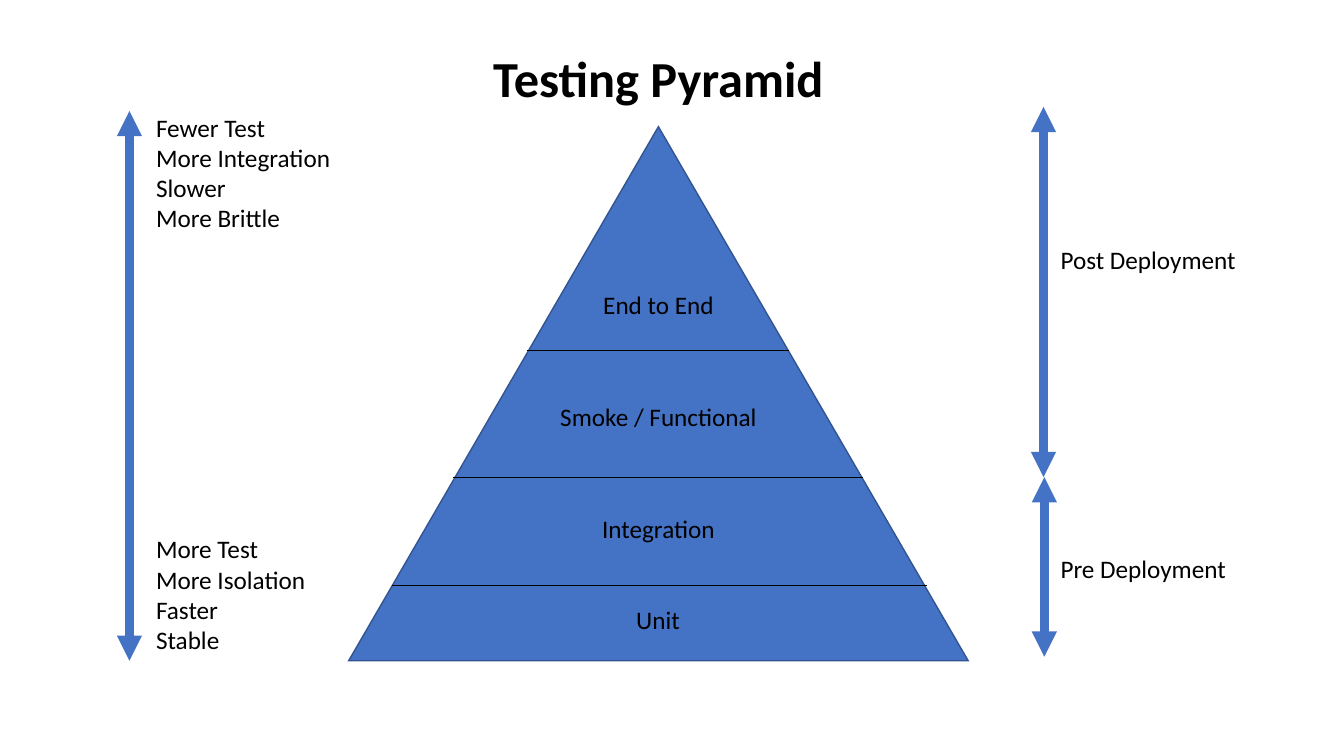
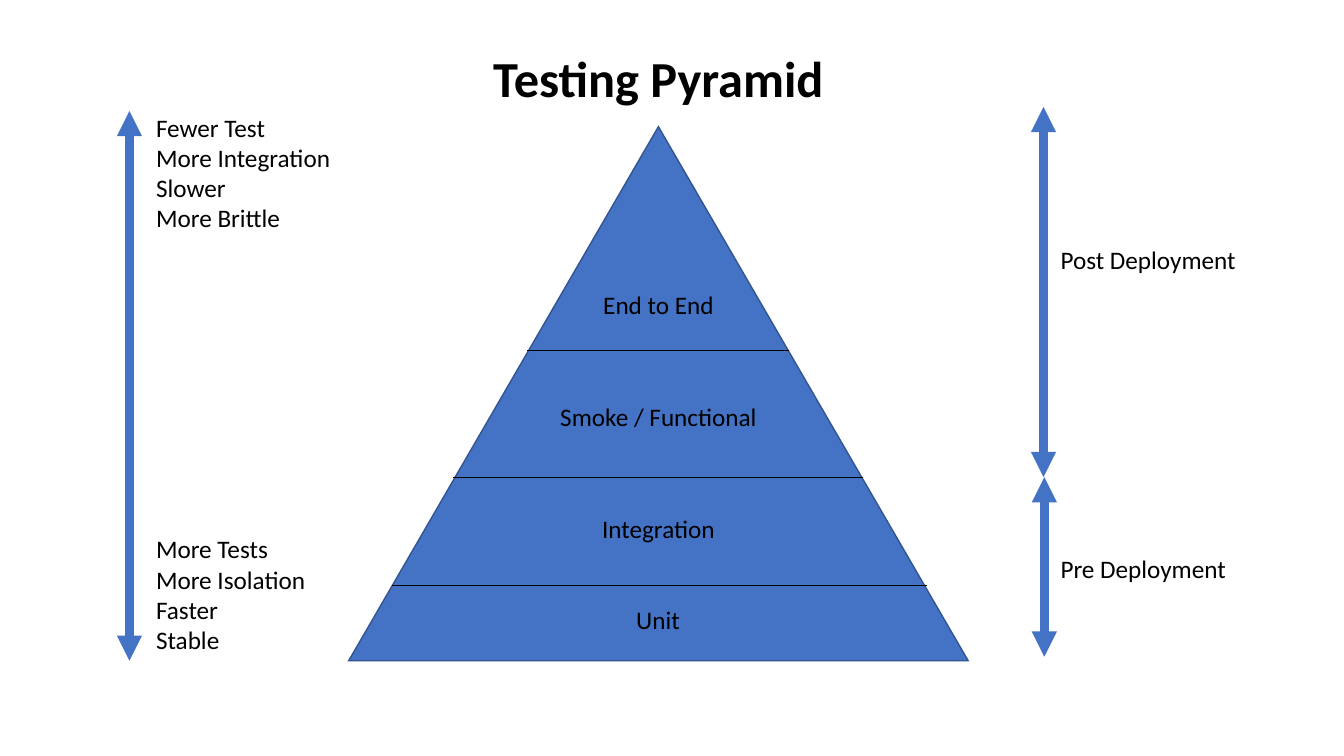
Before and after one commit to AaronKoller/ImportantStuff, a slide deck: slide 2 of Documentation/Testing.pptx (slide 1 before the commit). Drawn at 1344x756 pixels with LibreOffice and Linux fonts; fonts in the diff are those of the drawing. Boxes give left, top, right and bottom in pixels: in the first picture for what was removed or moved away, otherwise in the second. Text is boxed around its words. In the diff, an @@ line names an element or a change of style, - is before the commit and + after.

```diff
--- a/Documentation/Testing.pptx
+++ b/Documentation/Testing.pptx
@@ text at (156, 541, 305, 649): text changed @@
-More Test
-More Isolation
-Faster
-Stable
+More Tests
+More Isolation
+Faster
+Stable
```
Also in this commit, not shown: 1 slide added.
